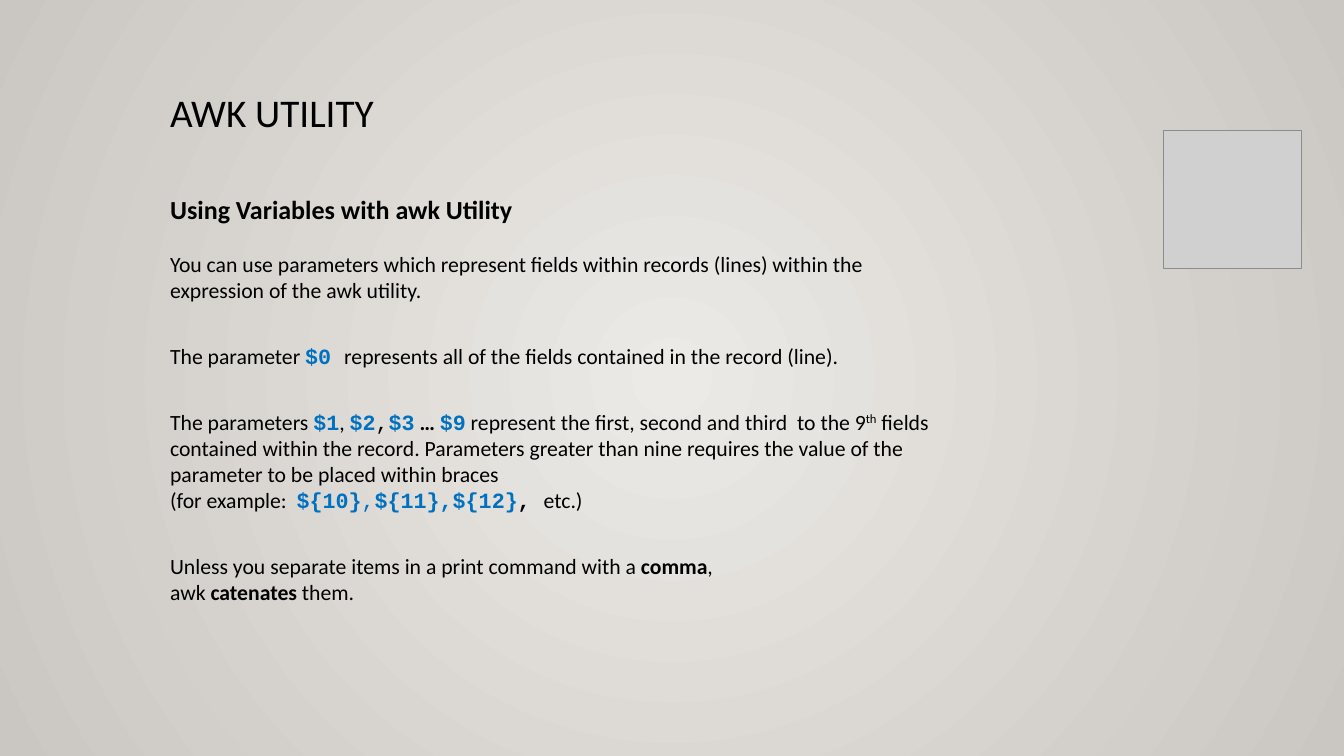
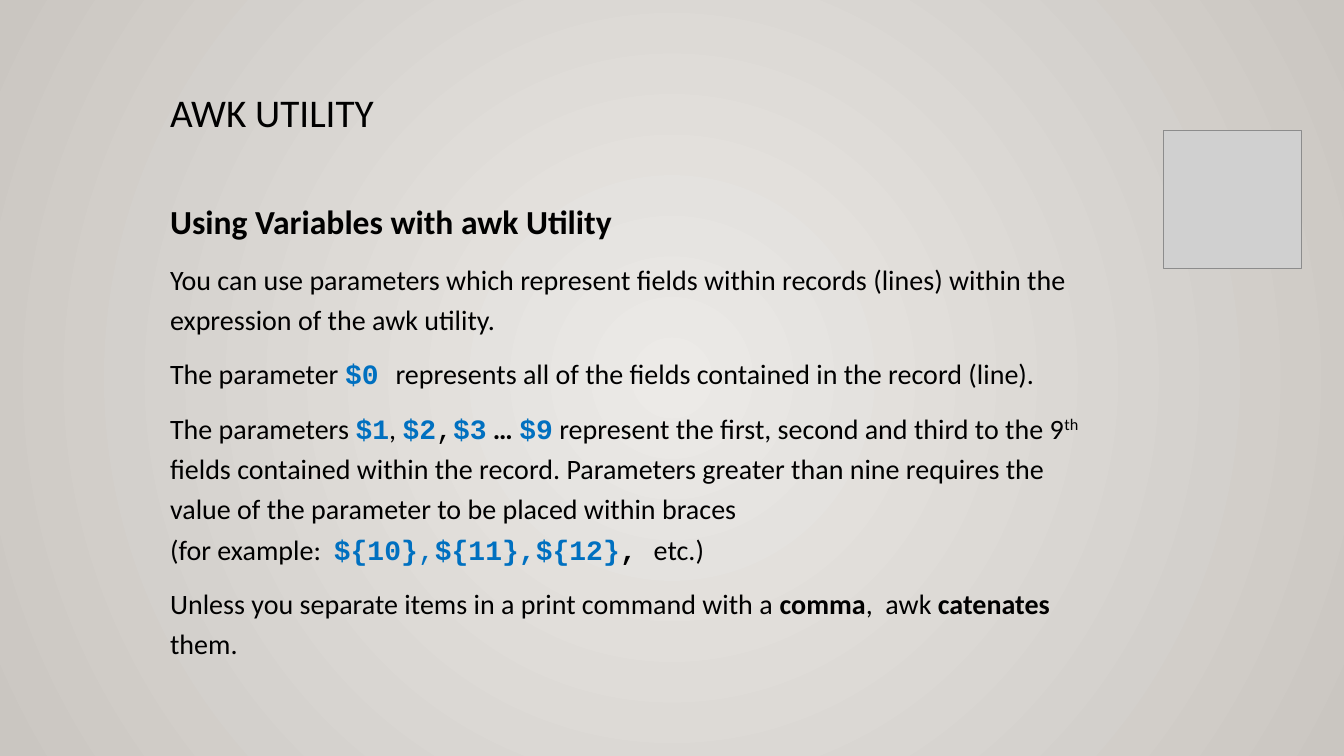
Before and after one commit to ULI101/slides, a slide deck: slide 11 of ULI101-10.2.pptx. Drawn at 1344x756 pixels with LibreOffice and Linux fonts; fonts in the diff are those of the drawing; grey boxes stand for pictures. Boxes give left, top, right and bottom in pixels: in the first picture for what was removed or moved away, otherwise in the second. Text is boxed around its words. In the diff, an @@ line names an element or a change of style, - is before the commit and + after.

```diff
--- a/ULI101-10.2.pptx
+++ b/ULI101-10.2.pptx
@@ text at (170, 210, 1065, 335): text changed; size 15.5 to 20 pt @@
-Using Variables with awk Utility
-You can use parameters which represent fields within records (lines) within the expression of the awk utility.
+Using Variables with awk Utility
+You can use parameters which represent fields within records (lines) within the expression of the awk utility.
@@ text at (170, 364, 1050, 654): size 15.5 to 20 pt in "The parameter $0 represents all of the ...", "The parameters $1, $2,$3 … $9 represent ...", "Unless you separate items in a print ..."; line spacing 1 to 1.2 @@
```
Also in this commit, not shown: 18 other slides changed, 3 other files.
